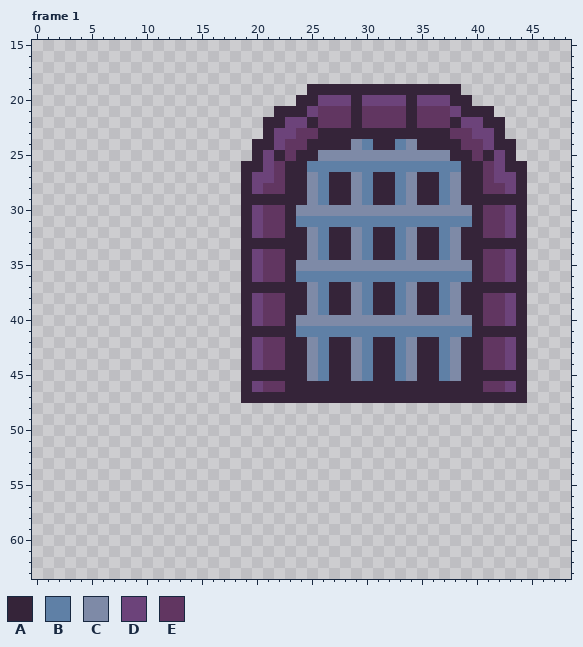
File history of a pixel-art file, Aseprite/Pretties.aseprite. The first picture shows the starting point.
64x64 pixels, 19 frames. Colours within 5 levels of each other are drawn and written as one. Shown: frame 1: x 0..48, y 15..63. The commit also changed other frames, which this record leaves out.
Visible layers, top first: "DoorwayForeground", "CellBars", "DoorwayHole".
Palette (. is transparent): A #352439  B #5f80a6  C #7e8aa7  D #6c437a  E #613661
Pixels before, frame 1 (only the part around the change), first column x 0:
15 .................................................
16 .................................................
17 .................................................
18 .................................................
19 .........................AAAAAAAAAAAAAA..........
20 ........................AADDDADDDDADDDAA.........
21 ......................AAADEEEAEEEEAEEEDAAA.......
22 .....................AADDAEEEAEEEEAEEEADDAA......
23 .....................ADDEEAAAAAAAAAAAAEEDDA......
24 ....................AADEEAAAACBAABCAAAAEEDAA.....
25 ....................ADAEAACCCCCCCCCCCCAAEADA.....
26 ...................AADEAABBBBBBBBBBBBBBAAEDAA....
27 ...................ADDEAACBAACBAABCAABCAAEDDA....
28 ...................ADEEAACBAACBAABCAABCAAEEDA....
29 ...................AAAAAACBAACBAABCAABCAAAAAA....
30 ...................ADEEACCCCCCCCCCCCCCCCAEEDA....
31 ...................ADEEABBBBBBBBBBBBBBBBAEEDA....
32 ...................ADEEAACBAACBAABCAABCAAEEDA....
33 ...................AAAAAACBAACBAABCAABCAAAAAA....
34 ...................ADEEAACBAACBAABCAABCAAEEDA....
35 ...................ADEEACCCCCCCCCCCCCCCCAEEDA....
36 ...................ADEEABBBBBBBBBBBBBBBBAEEDA....
37 ...................AAAAAACBAACBAABCAABCAAAAAA....
38 ...................ADEEAACBAACBAABCAABCAAEEDA....
39 ...................ADEEAACBAACBAABCAABCAAEEDA....
40 ...................ADEEACCCCCCCCCCCCCCCCAEEDA....
41 ...................AAAAABBBBBBBBBBBBBBBBAAAAA....
42 ...................ADEEAACBAACBAABCAABCAAEEDA....
43 ...................ADEEAACBAACBAABCAABCAAEEDA....
44 ...................ADEEAACBAACBAABCAABCAAEEDA....
45 ...................AAAAAACBAACBAABCAABCAAAAAA....
46 ...................ADEEAAAAAAAAAAAAAAAAAAEEDA....
47 ...................AAAAAAAAAAAAAAAAAAAAAAAAAA....
48 .................................................
49 .................................................
50 .................................................
51 .................................................
52 .................................................
53 .................................................
54 .................................................
55 .................................................
56 .................................................
57 .................................................
58 .................................................
59 .................................................
60 .................................................
61 .................................................
62 .................................................
63 .................................................
And afterwards:
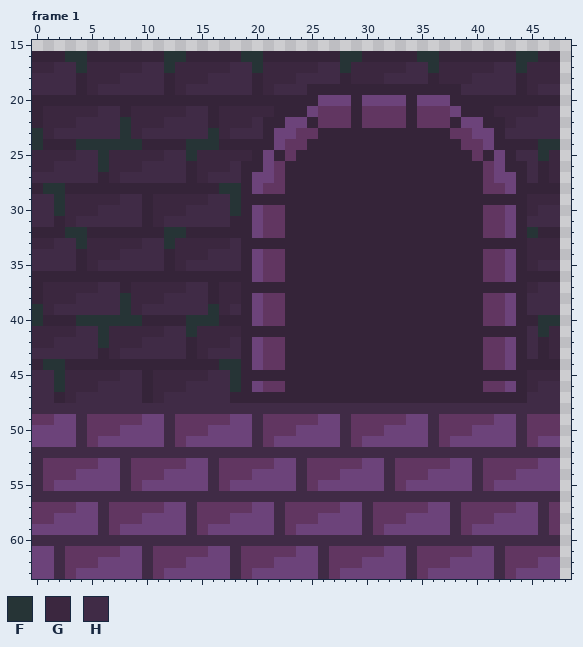
Colours new in this view: F #263436  G #3b273f  H #402b46
What changed:
layer "Dungeon_moss/BG_moss" now shown
layer "Dungeon_moss/FlattenedFLoor" now shown
layer "CellBars" now hidden
Frame 1:
y 16: x 0..47 ................................................ -> AAAFFAAAAAAAFFAAAAAFFAAAAAAAFFAAAAAFFAAAAAAAFFAA
y 17: x 0..47 ................................................ -> GGHHFGGGGGHHFGGGGGHHFGGGGGHHFGGGGGHHFGGGGGHHFGGG
y 18: x 0..47 ................................................ -> HHHHAGGGHHHHAGGGHHHHAGGGHHHHAGGGHHHHAGGGHHHHAGGG
y 19: x 0..24 ......................... -> HHHHAGHHHHHHAGHHHHHHAGHHH; x 39..47 ......... -> HHHHHAGHH
y 20: x 0..23 ........................ -> AAAAAAAAAAAAAAAAAAAAAAAA; x 40..47 ........ -> AAAAAAAA
y 21: x 0..21 ...................... -> AGGGGGHHAGGGGGHHAGGGGG; x 42..47 ...... -> GGGGHH
y 22: x 0..20 ..................... -> AGGGHHHHFGGGHHHHAGGGH; x 43..47 ..... -> GHHHH
y 23: x 0..20 ..................... -> FGHHHHHHFGHHHHHHFGHHH; x 43..47 ..... -> HHHHH
y 24: x 0..19 .................... -> FAAAFFFFFFAAAAFFFAAA; x 29..30 CB -> AA; x 33..34 BC -> AA; x 44..47 .... -> AAFF
y 25: x 0..19 .................... -> GGGGHHFGGGGGHHFGGGGG; x 26..37 CCCCCCCCCCCC -> AAAAAAAAAAAA; x 44..47 .... -> HHFG
y 26: x 0..18 ................... -> GGHHHHFGGGHHHHAGGGH; x 25..38 BBBBBBBBBBBBBB -> AAAAAAAAAAAAAA; x 45..47 ... -> HAG
y 27: x 0..18 ................... -> HHHHHHAGHHHHHHAGHHH; x 25..26 CB -> AA; x 29..30 CB -> AA; x 33..34 BC -> AA; x 37..38 BC -> AA; x 45..47 ... -> HAG
y 28: x 0..18 ................... -> AFFAAAAAAAAAAAAAAFF; x 25..26 CB -> AA; x 29..30 CB -> AA; x 33..34 BC -> AA; x 37..38 BC -> AA; x 45..47 ... -> AAA
y 29: x 0..18 ................... -> HHFGGGGGHHAGGGGGHHF; x 25..26 CB -> AA; x 29..30 CB -> AA; x 33..34 BC -> AA; x 37..38 BC -> AA; x 45..47 ... -> GGG
y 30: x 0..18 ................... -> HHFGGGHHHHAGGGHHHHF; x 24..39 CCCCCCCCCCCCCCCC -> AAAAAAAAAAAAAAAA; x 45..47 ... -> GHH
y 31: x 0..18 ................... -> HHAGHHHHHHAGHHHHHHA; x 24..39 BBBBBBBBBBBBBBBB -> AAAAAAAAAAAAAAAA; x 45..47 ... -> HHH
y 32: x 0..18 ................... -> AAAFFAAAAAAAFFAAAAA; x 25..26 CB -> AA; x 29..30 CB -> AA; x 33..34 BC -> AA; x 37..38 BC -> AA; x 45..47 ... -> FAA
y 33: x 0..18 ................... -> GGHHFGGGGGHHFGGGGGH; x 25..26 CB -> AA; x 29..30 CB -> AA; x 33..34 BC -> AA; x 37..38 BC -> AA; x 45..47 ... -> GGG
y 34: x 0..18 ................... -> HHHHAGGGHHHHAGGGHHH; x 25..26 CB -> AA; x 29..30 CB -> AA; x 33..34 BC -> AA; x 37..38 BC -> AA; x 45..47 ... -> GGG
y 35: x 0..18 ................... -> HHHHAGHHHHHHAGHHHHH; x 24..39 CCCCCCCCCCCCCCCC -> AAAAAAAAAAAAAAAA; x 45..47 ... -> GHH
y 36: x 0..18 ................... -> AAAAAAAAAAAAAAAAAAA; x 24..39 BBBBBBBBBBBBBBBB -> AAAAAAAAAAAAAAAA; x 45..47 ... -> AAA
y 37: x 0..18 ................... -> AGGGGGHHAGGGGGHHAGG; x 25..26 CB -> AA; x 29..30 CB -> AA; x 33..34 BC -> AA; x 37..38 BC -> AA; x 45..47 ... -> GHH
y 38: x 0..18 ................... -> AGGGHHHHFGGGHHHHAGG; x 25..26 CB -> AA; x 29..30 CB -> AA; x 33..34 BC -> AA; x 37..38 BC -> AA; x 45..47 ... -> HHH
y 39: x 0..18 ................... -> FGHHHHHHFGHHHHHHFGH; x 25..26 CB -> AA; x 29..30 CB -> AA; x 33..34 BC -> AA; x 37..38 BC -> AA; x 45..47 ... -> HHH
y 40: x 0..18 ................... -> FAAAFFFFFFAAAAFFFAA; x 24..39 CCCCCCCCCCCCCCCC -> AAAAAAAAAAAAAAAA; x 45..47 ... -> AFF
y 41: x 0..18 ................... -> GGGGHHFGGGGGHHFGGGG; x 24..39 BBBBBBBBBBBBBBBB -> AAAAAAAAAAAAAAAA; x 45..47 ... -> HFG
y 42: x 0..18 ................... -> GGHHHHFGGGHHHHAGGGH; x 25..26 CB -> AA; x 29..30 CB -> AA; x 33..34 BC -> AA; x 37..38 BC -> AA; x 45..47 ... -> HAG
y 43: x 0..18 ................... -> HHHHHHAGHHHHHHAGHHH; x 25..26 CB -> AA; x 29..30 CB -> AA; x 33..34 BC -> AA; x 37..38 BC -> AA; x 45..47 ... -> HAG
y 44: x 0..18 ................... -> AFFAAAAAAAAAAAAAAFF; x 25..26 CB -> AA; x 29..30 CB -> AA; x 33..34 BC -> AA; x 37..38 BC -> AA; x 45..47 ... -> AAA
y 45: x 0..18 ................... -> HHFGGGGGHHAGGGGGHHF; x 25..26 CB -> AA; x 29..30 CB -> AA; x 33..34 BC -> AA; x 37..38 BC -> AA; x 45..47 ... -> GGG
y 46: x 0..18 ................... -> HHFGGGHHHHAGGGHHHHF; x 45..47 ... -> GHH
y 47: x 0..18 ................... -> HHAGHHHHHHAGHHHHHHA; x 45..47 ... -> HHH
y 48: x 0..47 ................................................ -> HHHHHHHHHHHHHHHHHHHHHHHHHHHHHHHHHHHHHHHHHHHHHHHH
y 49: x 0..47 ................................................ -> EEDDHEEEEEDDHEEEEEDDHEEEEEDDHEEEEEDDHEEEEEDDHEEE
y 50: x 0..47 ................................................ -> DDDDHEEEDDDDHEEEDDDDHEEEDDDDHEEEDDDDHEEEDDDDHEEE
y 51: x 0..47 ................................................ -> DDDDHEDDDDDDHEDDDDDDHEDDDDDDHEDDDDDDHEDDDDDDHEDD
y 52: x 0..47 ................................................ -> HHHHHHHHHHHHHHHHHHHHHHHHHHHHHHHHHHHHHHHHHHHHHHHH
y 53: x 0..47 ................................................ -> HEEEEEDDHEEEEEDDHEEEEEDDHEEEEEDDHEEEEEDDHEEEEEDD
y 54: x 0..47 ................................................ -> HEEEDDDDHEEEDDDDHEEEDDDDHEEEDDDDHEEEDDDDHEEEDDDD
y 55: x 0..47 ................................................ -> HEDDDDDDHEDDDDDDHEDDDDDDHEDDDDDDHEDDDDDDHEDDDDDD
y 56: x 0..47 ................................................ -> HHHHHHHHHHHHHHHHHHHHHHHHHHHHHHHHHHHHHHHHHHHHHHHH
y 57: x 0..47 ................................................ -> EEEEDDHEEEEEDDHEEEEEDDHEEEEEDDHEEEEEDDHEEEEEDDHE
y 58: x 0..47 ................................................ -> EEDDDDHEEEDDDDHEEEDDDDHEEEDDDDHEEEDDDDHEEEDDDDHE
y 59: x 0..47 ................................................ -> DDDDDDHEDDDDDDHEDDDDDDHEDDDDDDHEDDDDDDHEDDDDDDHE
y 60: x 0..47 ................................................ -> HHHHHHHHHHHHHHHHHHHHHHHHHHHHHHHHHHHHHHHHHHHHHHHH
y 61: x 0..47 ................................................ -> DDHEEEEEDDHEEEEEDDHEEEEEDDHEEEEEDDHEEEEEDDHEEEEE
y 62: x 0..47 ................................................ -> DDHEEEDDDDHEEEDDDDHEEEDDDDHEEEDDDDHEEEDDDDHEEEDD
y 63: x 0..47 ................................................ -> DDHEDDDDDDHEDDDDDDHEDDDDDDHEDDDDDDHEDDDDDDHEDDDD
